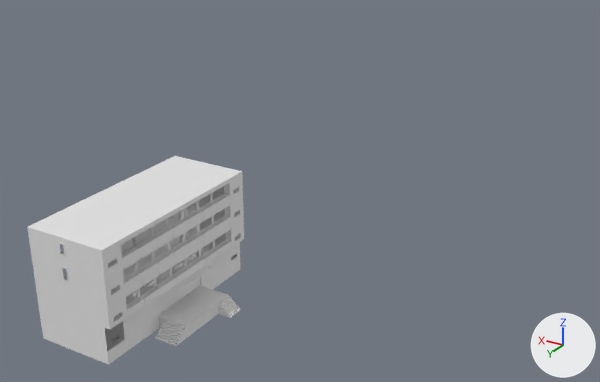
One commit to the Blender file epit'scape/Assets/objets/BatAext.blend: the scene before it, then after it.
Both versions are drawn from a 50 mm lens placed at (-211.0, 271.0, 210.0), pointed at (-36.0, -20.0, 65.0). Every picture has the same lights, and +X, +Y and +Z are marked at lower right.
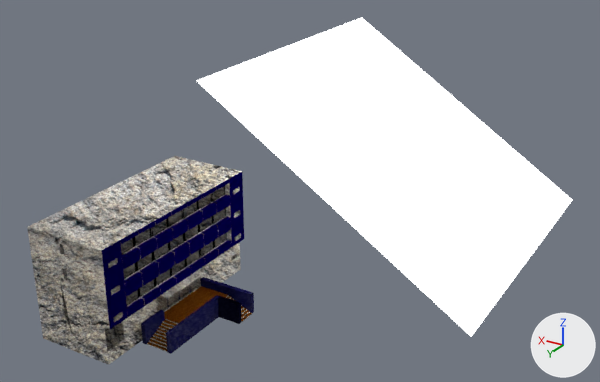
The newer file is also turned or shifted as a whole; pictures and numbers use the older file's frame.

The change, as a diff of the scene's bpy script:
```diff
--- a/epit'scape/Assets/objets/BatAext.blend.py
+++ b/epit'scape/Assets/objets/BatAext.blend.py
@@ mat_material @@
-mat_material = diffuse_material('Material')
+mat_material = emission_material('Material')
 mat_material.base_color = (0.8, 0.8, 0.8)  # white #e7e7e7
+mat_material.strength = 3.0
@@ mat_wood @@
+mat_wood = bpy.data.materials.new('Wood')
+# colours: brown #713408
+# uses the picture img_seamless_wood_grain_6_png
@@ mat_rock @@
+mat_rock = bpy.data.materials.new('Rock')
+# uses the picture img_stone3_png
@@ mat_wall2 @@
+mat_wall2 = bpy.data.materials.new('Wall2')
+mat_wall2.use_nodes = True; mat_wall2.node_tree.nodes.clear()
+_N = mat_wall2.node_tree.nodes; _L = mat_wall2.node_tree.links
+n0 = _N.new('ShaderNodeOutputMaterial'); n0.name = 'Material Output'
+n1 = _N.new('ShaderNodeBsdfSheen'); n1.name = 'Velvet BSDF'
+n1.distribution = 'ASHIKHMIN'
+n1.inputs[0].default_value = (0.000697, 0.0, 0.0766, 1.0)  # 'Color', dark blue #02004e
+n1.inputs[1].default_value = 1.0  # 'Roughness'
+_L.new(n1.outputs[0], n0.inputs[0])  # 'BSDF' to 'Surface'
@@ mat_wall1 @@
+mat_wall1 = bpy.data.materials.new('Wall1')
+mat_wall1.use_nodes = True; mat_wall1.node_tree.nodes.clear()
+_N = mat_wall1.node_tree.nodes; _L = mat_wall1.node_tree.links
+n0 = _N.new('ShaderNodeOutputMaterial'); n0.name = 'Material Output'
+n1 = _N.new('ShaderNodeTexImage'); n1.name = 'Image Texture'
+n1.image = img_stone3_png
+n2 = _N.new('ShaderNodeBsdfDiffuse'); n2.name = 'Diffuse BSDF'
+n3 = _N.new('ShaderNodeTexCoord'); n3.name = 'Texture Coordinate'
+_L.new(n2.outputs[0], n0.inputs[0])  # 'BSDF' to 'Surface'
+_L.new(n1.outputs[0], n2.inputs[0])  # 'Color' to 'Color'
+_L.new(n3.outputs[5], n1.inputs[0])  # 'Window' to 'Vector'
@@ mat_cadre @@
+mat_cadre = bpy.data.materials.new('Cadre')
+mat_cadre.use_nodes = True; mat_cadre.node_tree.nodes.clear()
+_N = mat_cadre.node_tree.nodes; _L = mat_cadre.node_tree.links
+n0 = _N.new('ShaderNodeOutputMaterial'); n0.name = 'Material Output'
+n1 = _N.new('ShaderNodeBsdfRefraction'); n1.name = 'Refraction BSDF'
+n1.inputs[0].default_value = (0.0, 0.0, 0.0, 1.0)  # 'Color', black #000000
+_L.new(n1.outputs[0], n0.inputs[0])  # 'BSDF' to 'Surface'
@@ mat_glass @@
+mat_glass = bpy.data.materials.new('Glass')
+mat_glass.use_nodes = True; mat_glass.node_tree.nodes.clear()
+_N = mat_glass.node_tree.nodes; _L = mat_glass.node_tree.links
+n0 = _N.new('ShaderNodeOutputMaterial'); n0.name = 'Material Output'
+n1 = _N.new('ShaderNodeBsdfGlass'); n1.name = 'Glass BSDF'
+n1.distribution = 'BECKMANN'
+n1.inputs[0].default_value = (0.8, 0.8, 0.8, 1.0)  # 'Color', white #e7e7e7
+n1.inputs[2].default_value = 1.45  # 'IOR'
+_L.new(n1.outputs[0], n0.inputs[0])  # 'BSDF' to 'Surface'
@@ mat_material_001 @@
+mat_material_001 = bpy.data.materials.new('Material.001')
+# colours: dark blue #03033a
+# uses the picture img_stone2_png
@@ me_cube_001 @@
 # used by ob_cube_001; location = (34.3, 5.7, 29.0); scale = (23.7, 59.2, -28.9)
-me_cube_001.from_pydata(...)  # 1871 vertices, 1668 faces; spans x -1.14..0.84, y -0.84..0.85, z -0.93..1.01
+me_cube_001.from_pydata(...)  # 1948 vertices, 1764 faces, 6 loose edges; spans x -1.14..0.84, y -0.84..0.85, z -0.93..1.01
+# me_cube_001 part 1
+# 4 vertices are removed from x -0.8, y -0.09..0.09, z 0.38..0.78
+# 47 faces are deleted
+# 54 vertices are added at x -0.83..0.15, y -0.28..0.85, z -0.85..0.78
+# 15 new vertices lie (0.83, 0.0, 0.0) away from vertices in x -0.83, y -0.84..0.84, z -0.56..1.01
+# 12 new vertices lie (0.98, 0.0, 0.0) away from vertices in x -0.83, y -0.84..0.84, z -0.93..0.36
+# 6 loose edges are added
+# 87 new faces join them, mat_wall1
+# 36 new faces join them, mat_glass
+# 20 new faces join them, mat_wall2
+# me_cube_001 part 2: 1087 faces spanning x -1.14..0.84, y -0.84..0.85, z -0.93..1.01 switch from no material to mat_wall1
+# me_cube_001 part 3: 327 faces spanning x -0.96..0.84, y -0.84..0.84, z -0.93..0.78 switch from no material to mat_wall2
+# me_cube_001 part 4: 207 faces spanning x -0.84..-0.83, y -0.65..0.65, z -0.93..0.36 switch from no material to mat_cadre
+me_cube_001.materials.append(mat_glass)
@@ me_cube @@
 # used by ob_cube; location = (4.3, 15.0, 3.3); scale = (3.09, 10.7, 3.16)
-me_cube.from_pydata(...)  # 78 vertices, 50 faces; spans x -4.29..3.24, y -2.39..1.4, z -1.0..1.0
-me_cube.materials.append(mat_material)  # white #e7e7e7
+me_cube.from_pydata(...)  # 96 vertices, 59 faces; spans x -6.41..3.31, y -2.39..1.89, z -1.07..0.93
+# me_cube part 5: the whole mesh is rebuilt
+me_cube.materials.append(mat_rock)
+me_cube.materials.append(mat_wood)
@@ me_plane @@
+me_plane.from_pydata([(-1.0, -1.0, 0.0), (1.0, -1.0, 0.0), (-1.0, 1.0, 0.0), (1.0, 1.0, 0.0)], [], [(0, 1, 3, 2)])
+me_plane.materials.append(mat_material)  # white #e7e7e7
@@ ob_plane @@
+ob_plane = bpy.data.objects.new('Plane', me_plane)
+ob_plane.location = (-80.6, -32.8, 89.8)
+ob_plane.rotation_euler = (0.0, -0.577, 0.0)  # degrees (0, -33, 0)
+ob_plane.scale = (-67.3, -67.3, -67.3)
@@ ob_cube_002 @@
+ob_cube_002 = bpy.data.objects.new('Cube.002', me_cube_002)  # 52 vertices, 42 faces; spans x -12.7..17.4, y -1.7..1.6, z -1.0..1.0
+ob_cube_002.location = (-2.5, 12.6, 5.2)
+ob_cube_002.scale = (1.0, 14.6, 5.18)
```

What differs and where, as boxes (x1, y1, x2, y2) in the pictures (600 x 382 px):
'Plane', added
    after: (196, 17, 572, 337)
'Cube', recoloured, reshaped (22% wider, 10% taller)
    before: (155, 286, 241, 346)
    after: (147, 286, 252, 352)
'Cube.002', added
    after: (141, 277, 254, 354)
part 1 of me_cube_001, built on
    both: (28, 156, 237, 365)
part 2 of me_cube_001, recoloured
    both: (27, 170, 242, 364)
part 3 of me_cube_001, recoloured (grey to blue)
    both: (102, 172, 244, 329)
part 4 of me_cube_001, recoloured (grey to black)
    both: (122, 186, 227, 304)
